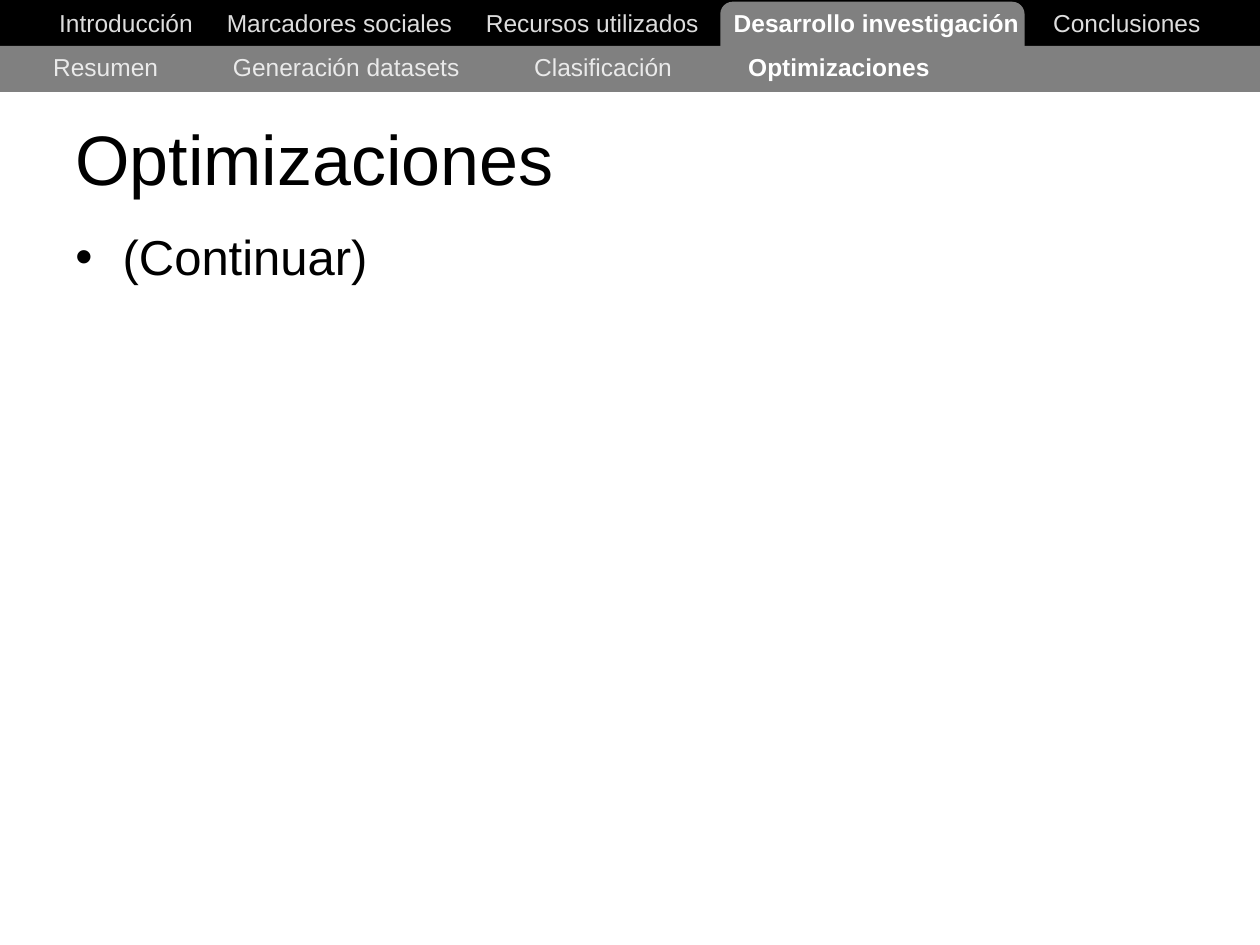
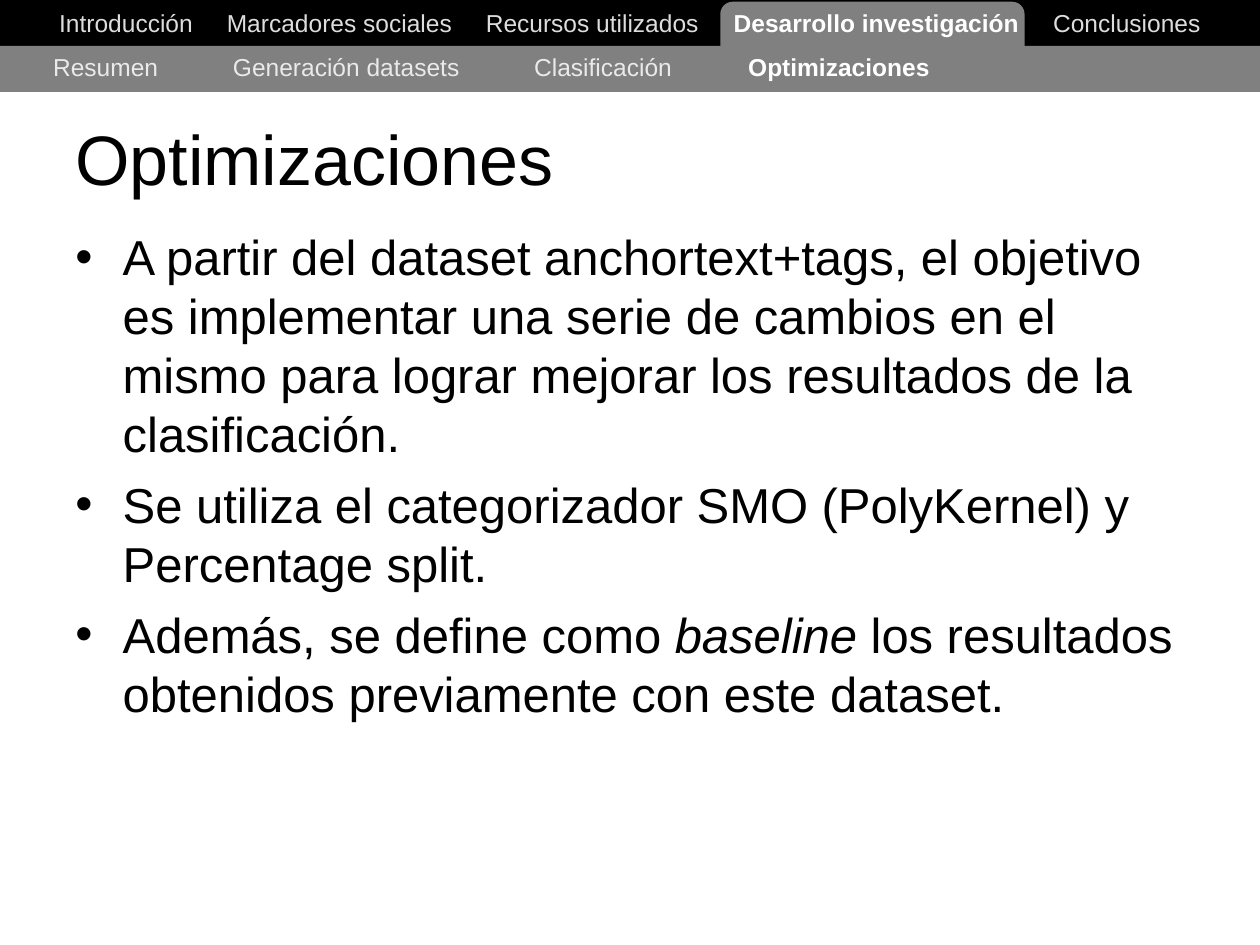
Before and after one commit to ak907kenai/nicotournetesis, a slide deck: slide 49 of docs_trunk/Nicolás Tourné - Presentación Tesis (v1).ppt. Drawn at 1260x945 pixels with LibreOffice and Linux fonts; fonts in the diff are those of the drawing. Boxes give left, top, right and bottom in pixels: in the first picture for what was removed or moved away, otherwise in the second. Text is boxed around its words. In the diff, an @@ line names an element or a change of style, - is before the commit and + after.

```diff
--- a/docs_trunk/Nicolás Tourné - Presentación Tesis (v1).ppt
+++ b/docs_trunk/Nicolás Tourné - Presentación Tesis (v1).ppt
@@ text at [123, 239, 1173, 722]: text changed @@
-• (Continuar)
+• A partir del dataset anchortext+tags, el objetivo es implementar una serie de cambios en el mismo para lograr mejorar los resultados de la clasificación.
+• Se utiliza el categorizador SMO (PolyKernel) y Percentage split.
+• Además, se define como baseline los resultados obtenidos previamente con este dataset.
```
Also in this commit, not shown: 1 other slide changed, 4 slides added, 3 slides removed.
